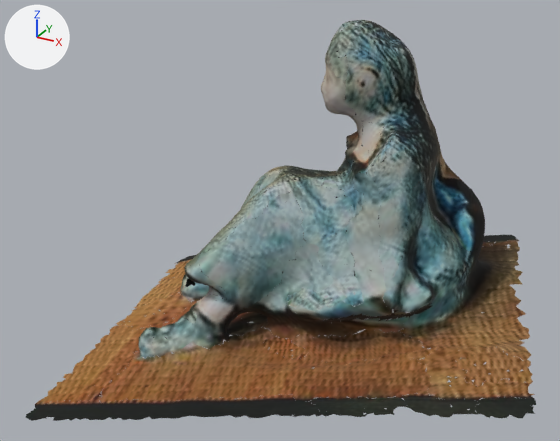
The glTF model sloffie.glb: old version first, new version second.
Rendered twice from a camera (50 mm lens) standing at (12.9, -30.4, 15.3) and looking at (-2.0, -3.4, 1.8). Arrows for +X, +Y and +Z are at upper left; the lights stay in place. Where no turn or scale is listed for an object, it has been applied to the vertices. Vertices at the same position are counted once.

Names of what the first picture shows: 'sloffie'.
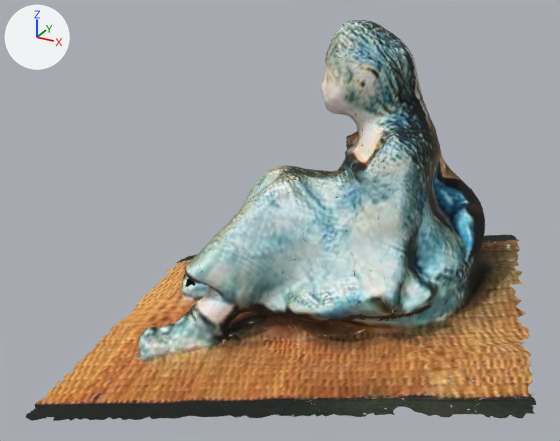
Where the newer file only moved an object's origin or applied its transform, the numbers keep the older frame.

The change, as a list of edits to the scene's bpy script:
```text
Change mat_material_0:
    remove n2 = _N.new('ShaderNodeMix'); n2.name = 'Mix'
    remove n2.data_type = 'RGBA'
    remove n2.blend_type = 'MULTIPLY'
    remove n2.inputs[0].default_value = 1.0  # 'Factor'
    remove n3 = _N.new('ShaderNodeVertexColor'); n3.name = 'Color Attribute'
    where n0 = _N.new('ShaderNodeBsdfPrincipled'); n0.name = 'Principled BSDF'
    where n4 = _N.new('ShaderNodeTexImage'); n4.name = 'Image Texture'
    remove _L.new(n2.outputs[2], n0.inputs[0])  # 'Result' to 'Base Color'
    remove _L.new(n3.outputs[0], n2.inputs[7])  # 'Color' to 'B'
    remove _L.new(n4.outputs[0], n2.inputs[6])  # 'Color' to 'A'
    add _L.new(n4.outputs[0], n0.inputs[0])  # 'Color' to 'Base Color'
Change me_sloffie:
    where me_sloffie.from_pydata(...)  # 14199 vertices, 24011 faces; spans x -12.2..10.2, y -13.2..8.1, z -5.3..10.1
    used by ob_sloffie; location = (0.0, 0.0, 0.0)
    me_sloffie part 1: vertex colours changed
```

Boxes (x1, y1, x2, y2) around the edits, measured in the pictures (560 x 441 px):
'sloffie', recoloured
    both: (35, 20, 534, 417)
